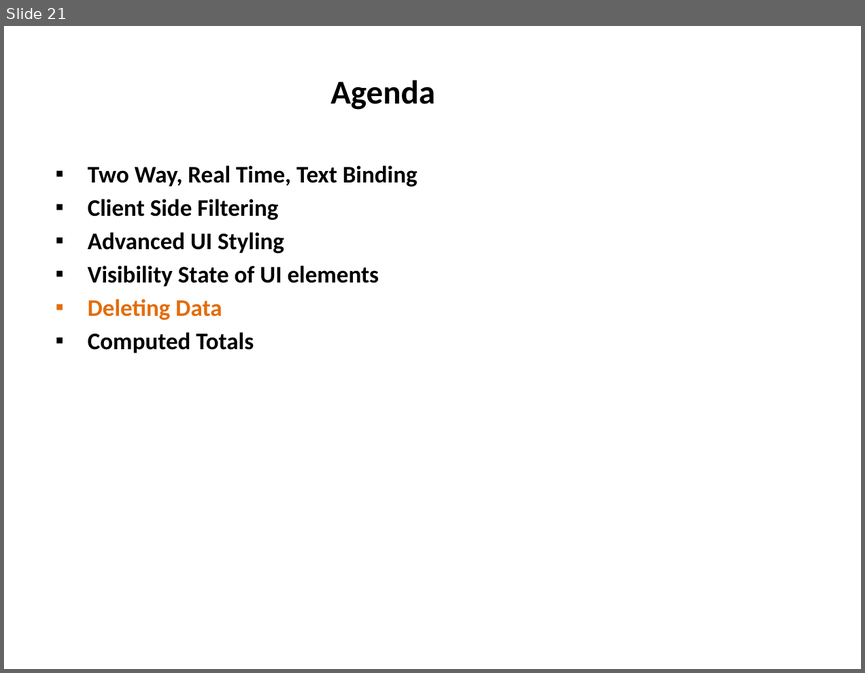
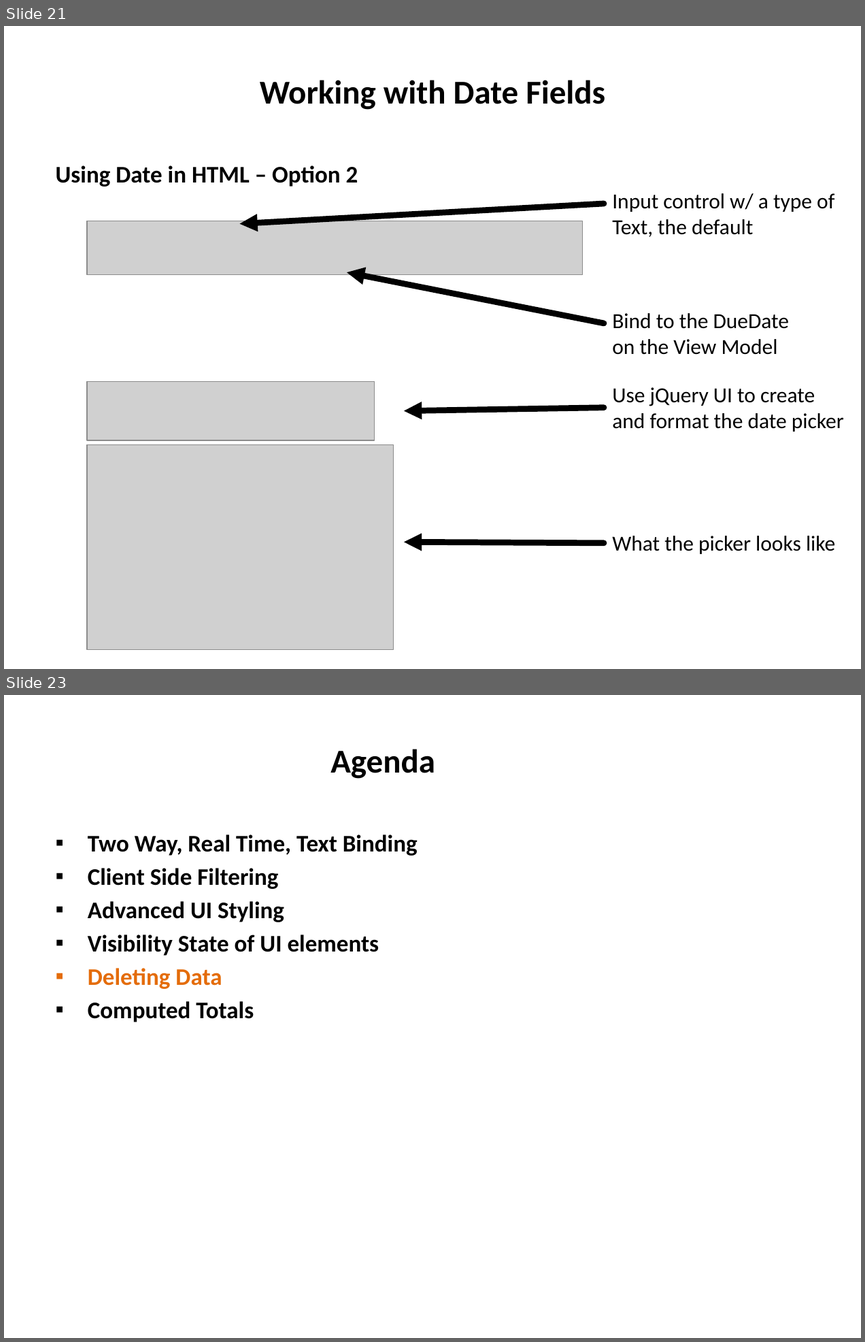
Before and after one commit to derikwhittaker/Pluarsight.XamlToHtml, a slide deck: Modules/04.TaskEditScreen.InitialSetup/04.TaskEditScreen.InitialSetup.pptx. Shown one above the other, each under a label of ours: slide 21 before the commit, slides 21 and 23 after it; the slides between them are not shown. The pictures are 865x673 and 865x1342 pixels, drawn with LibreOffice and Linux fonts; fonts in the diff are those of the drawing; grey boxes stand for pictures. Boxes give left, top, right and bottom in pixels: in the first picture for what was removed or moved away, otherwise in the second. Text is boxed around its words. In the diff, an @@ line names an element or a change of style, - is before the commit and + after.

```diff
--- a/Modules/04.TaskEditScreen.InitialSetup/04.TaskEditScreen.InitialSetup.pptx
+++ b/Modules/04.TaskEditScreen.InitialSetup/04.TaskEditScreen.InitialSetup.pptx
@@ slide 21 added at (4,26,861,669), background #FFFFFF @@
@@ title added at (260,80,605,110), 28 pt, text #000000, bold @@
+Working with Date Fields
@@ text added at (56,165,358,186), 20 pt, text #000000, bold @@
+Using Date in HTML – Option 2
@@ arrow added from (604, 203) to (239, 224), #000000 5 pt @@
@@ text added at (612,193,834,237), 18 pt, text #000000 @@
+Input control w/ a type of
+Text, the default
@@ picture added at (87,220,582,274) @@
@@ arrow added from (604, 323) to (347, 272), #000000 5 pt @@
@@ text added at (612,313,789,354), 18 pt, text #000000 @@
+Bind to the DueDate
+on the View Model
@@ picture added at (87,382,374,441) @@
@@ text added at (612,387,844,431), 18 pt, text #000000 @@
+Use jQuery UI to create and format the date picker
@@ arrow added from (604, 407) to (404, 411), #000000 5 pt @@
@@ picture added at (87,445,393,650) @@
@@ text added at (612,535,835,554), 18 pt, text #000000 @@
+What the picker looks like
@@ arrow added from (604, 543) to (404, 542), #000000 5 pt @@
@@ what was slide 21 is now slide 23 @@
```
Also in this commit, not shown: 2 slides changed, 9 other slides added, 8 slides removed, 20 other files.
